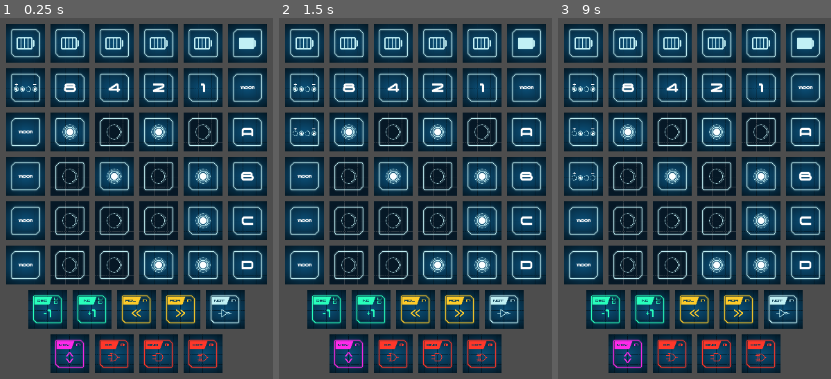
Above: before the commit, frames 1-3 (left to right).
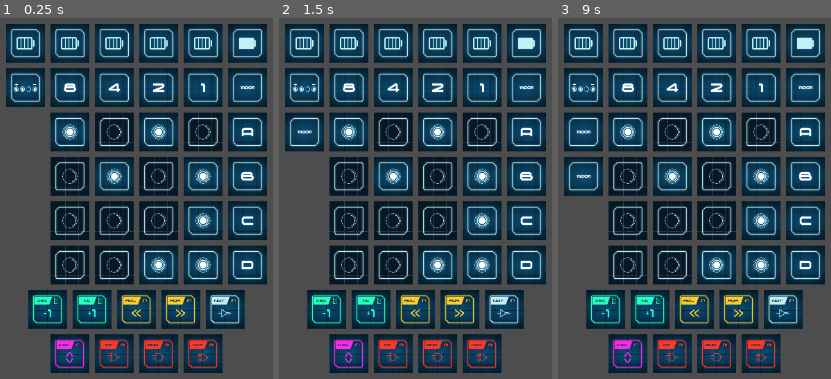
Above: after the commit, the same moments.

Repository: itsas-taldea/moon
Game: Godot game, scene res://Moon.tscn
Two runs of this game, one before a commit and one after it. Both use one fixed random seed, a clock stepped at 60 frames per second and the inputs below.
Inputs (mouse positions are in pixels of both pictures, inside the frame that each line leads up to):
- Up to frame 1 (0.25 s): no input
- Up to frame 2 (1.5 s): click (527, 86) at 0.5 s; click (527, 133) at 1.27 s
- Up to frame 3 (9 s): click (604, 310) at 2 s; click (650, 310) at 2.75 s; click (694, 310) at 3.5 s; click (738, 310) at 4.25 s; click (784, 310) at 5 s; click (628, 353) at 5.75 s; click (672, 353) at 6.5 s; click (716, 353) at 7.25 s; click (760, 353) at 8 s; click (806, 86) at 8.75 s

The runs differ from the first frame. In frame 1, 6.2% of the frame differs, in the area x 2-17%, y 26-74%; in frame 2, 4.8%; in frame 3, 3.4%.

Commit message:
[godot/Moon.gd] slots other than the first are facing down if they contain goals

Diff:
--- a/godot/Moon.gd
+++ b/godot/Moon.gd
@@ -184,10 +184,11 @@
 
 func _update_slots():
 	var len_slots = len(slots)
-	for idx in len_slots:
-		$Display/Goals.get_node("G%s" % idx).set_texture(_textures_goals[slots[idx]])
+	$Display/Goals.get_node("G0").set_texture(_textures_goals[slots.front()])
+	for idx in range(1, len_slots, 1):
+		$Display/Goals.get_node("G%s" % idx).set_texture(_texture_back)
 	for idx in 5-len_slots:
-		$Display/Goals.get_node("G%s" % (len_slots+idx)).set_texture(_texture_back)
+		$Display/Goals.get_node("G%s" % (len_slots+idx)).set_texture(null)
 
 func _check_goal():
 	if registries["A"].bin_to_int() == slots.front():
